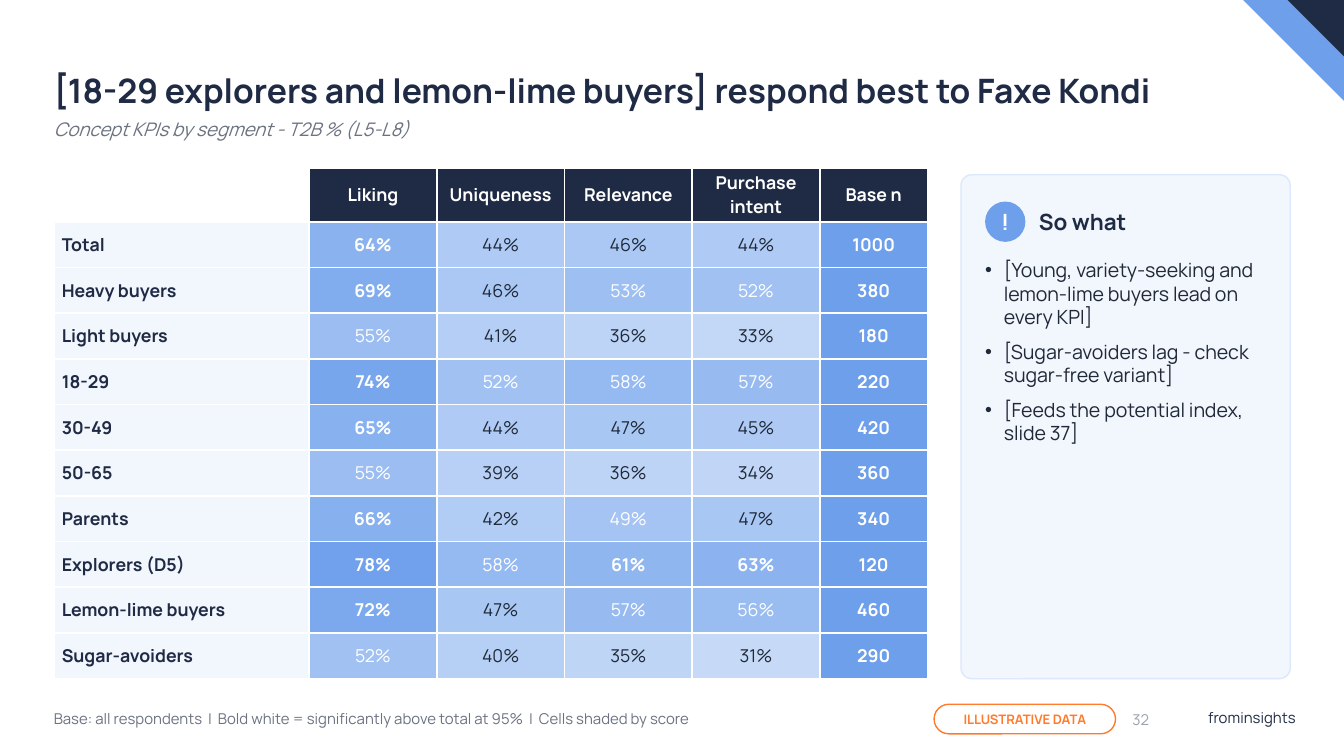
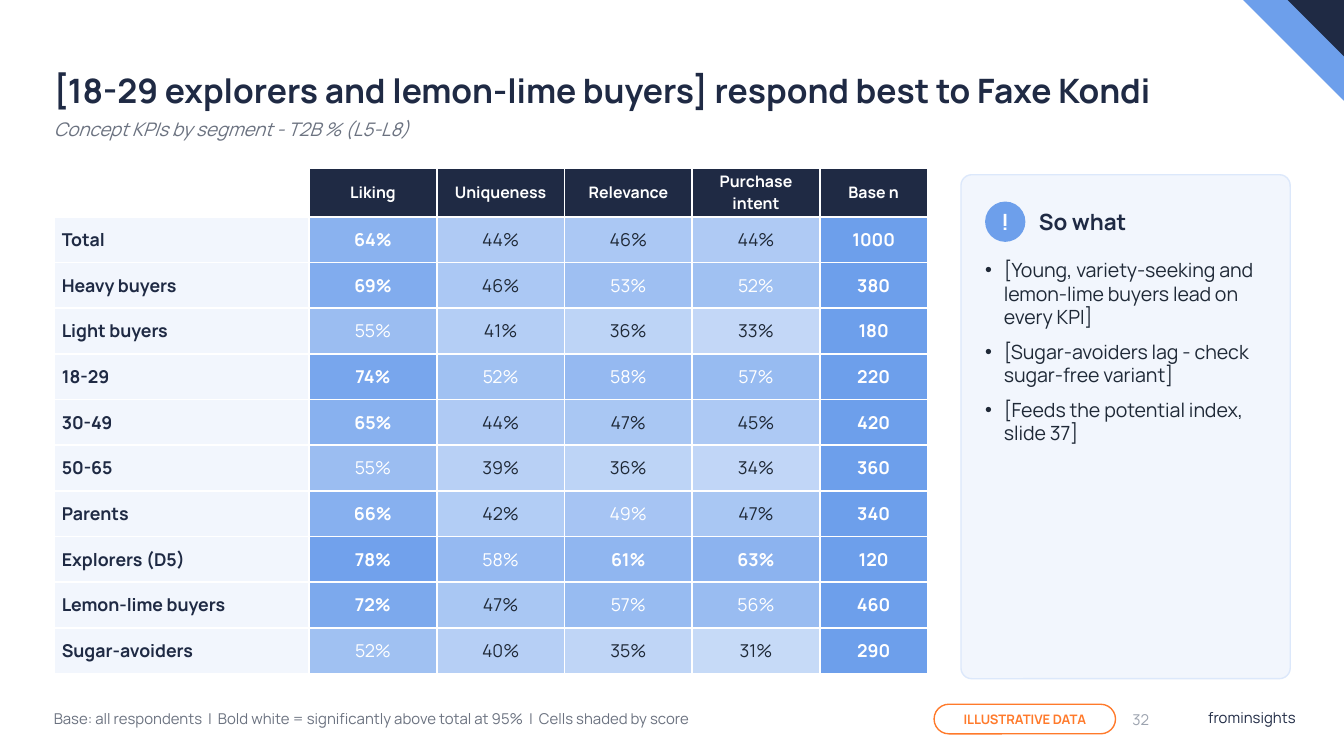
Before and after one commit to JohannOnGitHub/JohannOnGitHub, a slide deck: slide 32 of deliverables/Faxe_Kondi_Report_Template_frominsights.pptx. Drawn at 1344x756 pixels with LibreOffice and Linux fonts; fonts in the diff are those of the drawing; background and template pictures are left out. Boxes give left, top, right and bottom in pixels: in the first picture for what was removed or moved away, otherwise in the second. Text is boxed around its words. In the diff, an @@ line names an element or a change of style, - is before the commit and + after.

```diff
--- a/deliverables/Faxe_Kondi_Report_Template_frominsights.pptx
+++ b/deliverables/Faxe_Kondi_Report_Template_frominsights.pptx
@@ table at bbox=[54, 168, 927, 666] @@
@@ size 9.5 to 8.5 pt in "Liking", "Uniqueness", "Relevance", "Purchase intent" and 1 more places @@
```
Also in this commit, not shown: 4 other slides changed, 1 other file.
